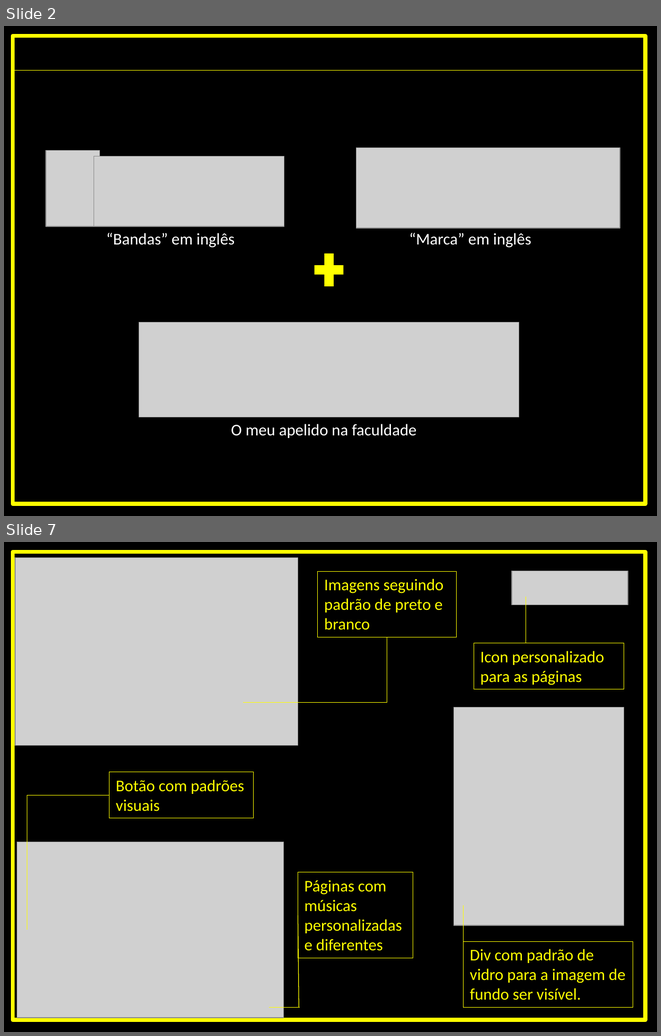
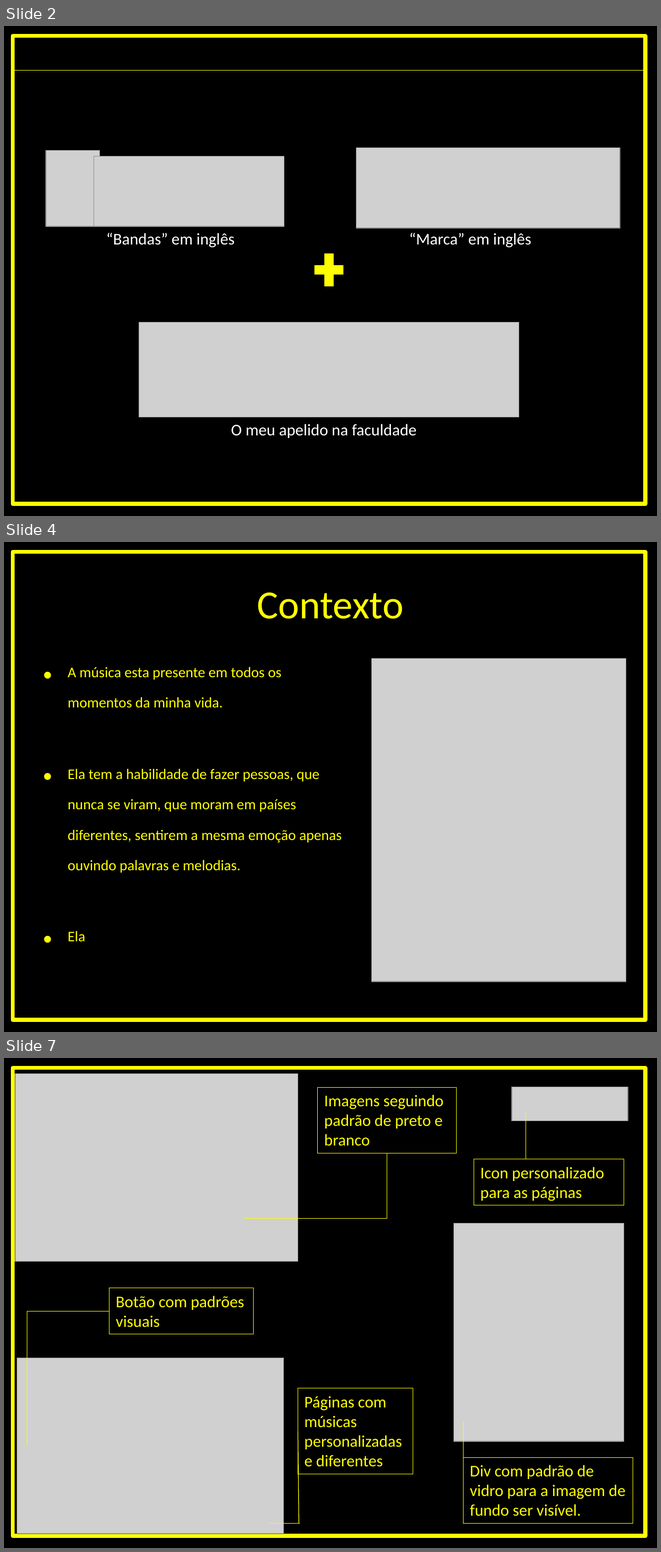
Before and after one commit to gui-brandao-silva/BRANDS, a slide deck: Apresentação BRANDS.pptx. Shown one above the other, each under a label of ours: slides 2 and 7 before the commit, slides 2, 4 and 7 after it; the slides between them are not shown. The pictures are 661x1036 and 661x1552 pixels, drawn with LibreOffice and Linux fonts; fonts in the diff are those of the drawing; grey boxes stand for pictures. Boxes give left, top, right and bottom in pixels: in the first picture for what was removed or moved away, otherwise in the second. Text is boxed around its words. In the diff, an @@ line names an element or a change of style, - is before the commit and + after.

```diff
--- a/Apresentação BRANDS.pptx
+++ b/Apresentação BRANDS.pptx
@@ slide 4 added at (4,542,657,1032), background #000000 @@
@@ rectangle added at (12,552,645,1020), outline #FFFF00 4.5 pt @@
@@ title added at (257,592,404,619), 44 pt, text #FFFF00 @@
+Contexto
@@ text added at (68,667,342,941), 28 pt, text #FFFF00 @@
+• A música esta presente em todos os momentos da minha vida.
+• Ela tem a habilidade de fazer pessoas, que nunca se viram, que moram em países diferentes, sentirem a mesma emoção apenas ouvindo palavras e melodias.
+• Ela
@@ picture added at (372,658,626,981) @@
```
Also in this commit, not shown: 2 slides changed, 1 other slide added, 3 slides removed.
